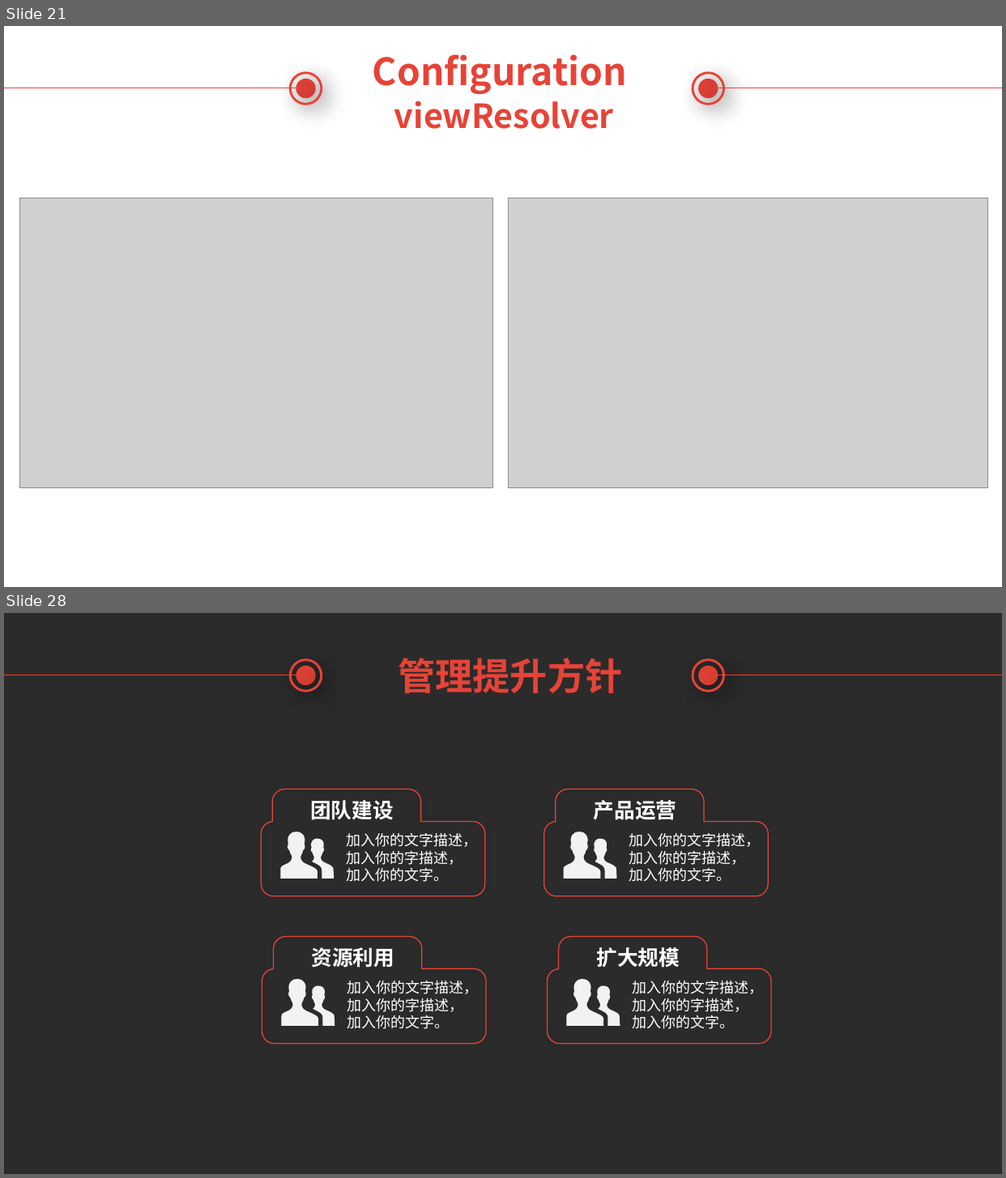
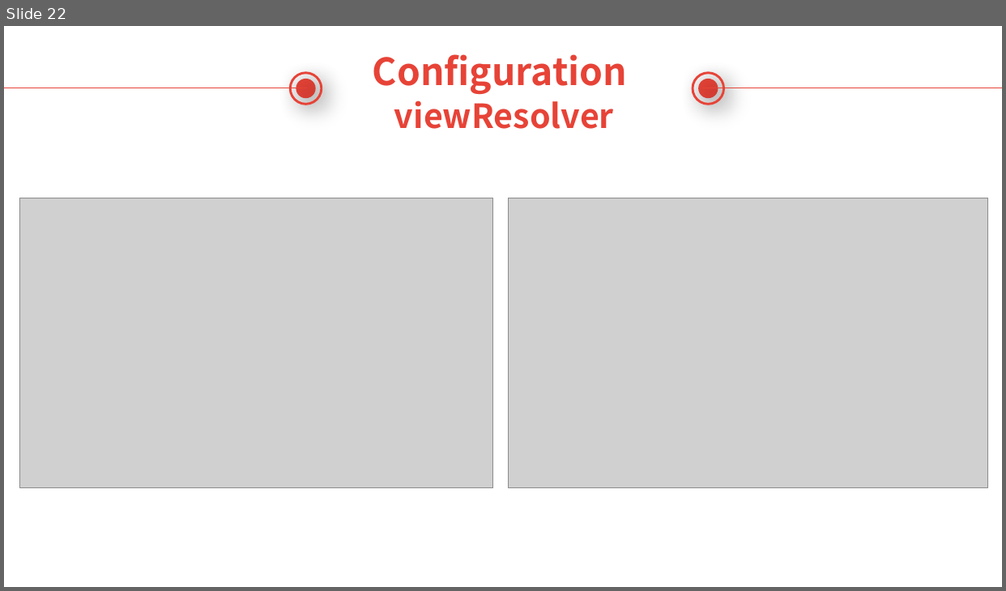
Before and after one commit to TsubasaEX/SampleSpringMVC, a slide deck: Introduction of Spring MVC.pptx. Shown one above the other, each under a label of ours: slides 21 and 28 before the commit, slide 22 after it; the slides between them are not shown. The pictures are 1006x1178 and 1006x591 pixels, drawn with LibreOffice and Linux fonts; fonts in the diff are those of the drawing; grey boxes stand for pictures; background and template pictures are left out; a plain dark background stands for a picture behind light text. Boxes give left, top, right and bottom in pixels: in the first picture for what was removed or moved away, otherwise in the second. Text is boxed around its words. In the diff, an @@ line names an element or a change of style, - is before the commit and + after.

```diff
--- a/Introduction of Spring MVC.pptx
+++ b/Introduction of Spring MVC.pptx
@@ slide 28 removed at (4,613,1002,1174), background picture (left out) @@
@@ ellipse removed at (290,660,322,692) @@
@@ text removed at (398,658,622,693) @@
-管理提升方针
@@ ellipse removed at (692,660,724,692) @@
@@ line removed from (4, 675) to (306, 675) @@
@@ ellipse removed at (297,667,315,684) @@
@@ ellipse removed at (700,667,717,684) @@
@@ line removed from (702, 675) to (1002, 675) @@
@@ freeform shape removed at (261,790,484,897) @@
@@ text removed at (310,800,394,820) @@
-团队建设
@@ freeform shape removed at (544,790,769,897) @@
@@ text removed at (594,800,677,820) @@
-产品运营
@@ freeform shape removed at (280,832,334,879) @@
@@ text removed at (346,833,477,882) @@
-加入你的文字描述，加入你的字描述，加入你的文字。
@@ freeform shape removed at (563,832,616,879) @@
@@ text removed at (629,833,760,882) @@
-加入你的文字描述，加入你的字描述，加入你的文字。
@@ freeform shape removed at (262,936,486,1043) @@
@@ text removed at (311,948,394,968) @@
-资源利用
@@ freeform shape removed at (548,936,771,1043) @@
@@ text removed at (597,948,680,968) @@
-扩大规模
@@ freeform shape removed at (282,979,335,1026) @@
@@ text removed at (347,981,478,1029) @@
-加入你的文字描述，加入你的字描述，加入你的文字。
@@ freeform shape removed at (567,979,620,1026) @@
@@ text removed at (632,981,763,1029) @@
-加入你的文字描述，加入你的字描述，加入你的文字。
@@ what was slide 21 is now slide 22 @@
```
Also in this commit, not shown: 1 slide changed, 3 slides added, 10 other slides removed, 4 other files.
